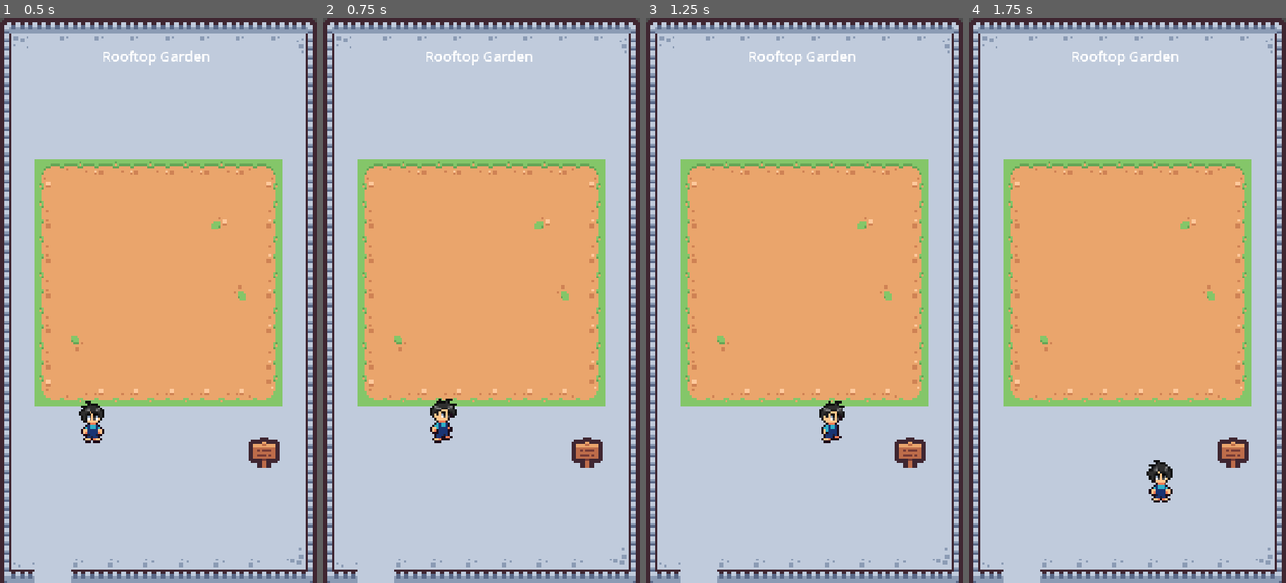
Above: before the commit, frames 1-4 (left to right).
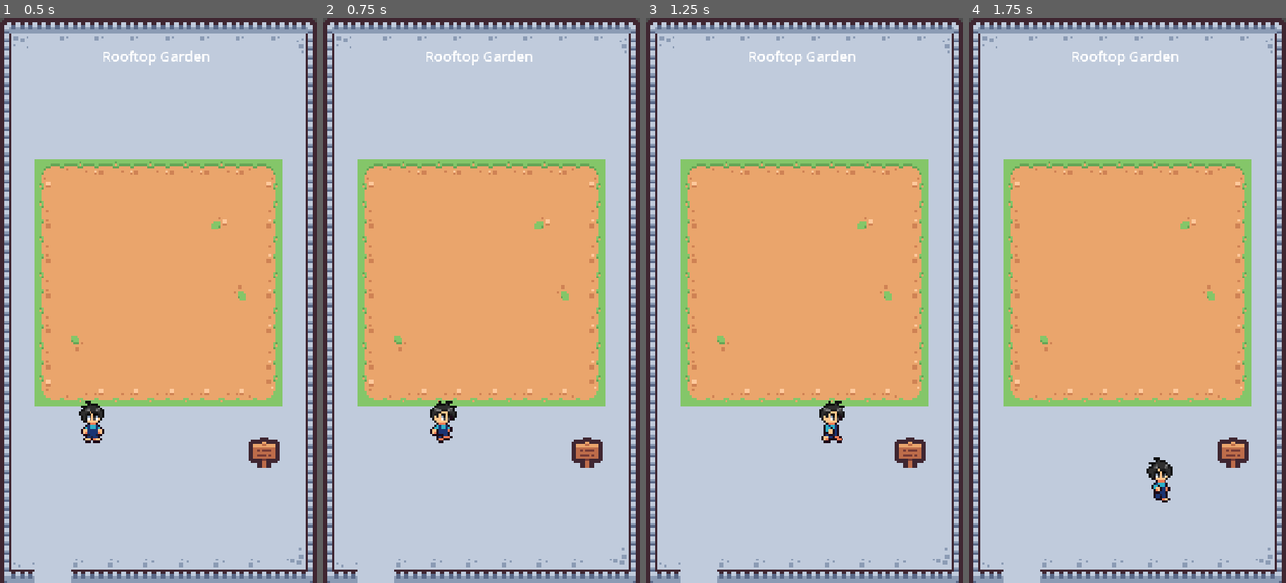
Above: after the commit, the same moments.

Repository: adnjoo/rooftop-garden
Game: Godot game, scene res://scenes/main.tscn
Two runs of this game, one before a commit and one after it. Both use one fixed random seed, a clock stepped at 60 frames per second and the inputs below.
Inputs:
- Up to frame 1 (0.5 s): no input
- Up to frame 2 (0.75 s): hold D (move_right) from 0.53 s (still down)
- Up to frame 3 (1.25 s): keep holding D (move_right)
- Up to frame 4 (1.75 s): release D (move_right) at 1.28 s; hold S (move_down) from 1.28 s (still down)

Frame 1 is identical in both runs. In frame 2, 0.3% of the frame differs, in the area x 33-43%, y 67-76%; in frame 3, less than 0.1%; in frame 4, 0.3%, in the area x 56-65%, y 77-86%.

Commit message:
feat: add walk animations for player movement

Diff:
--- a/scenes/player.tscn
+++ b/scenes/player.tscn
@@ -1,7 +1,8 @@
-[gd_scene load_steps=17 format=3 uid="uid://be8qbmt0fe144"]
+[gd_scene load_steps=36 format=3 uid="uid://be8qbmt0fe144"]
 
 [ext_resource type="Texture2D" uid="uid://b6n4obawcwdqe" path="res://assets/sprites/farm-rpg-emanuelledev/Character/Idle.png" id="1_3vyb7"]
 [ext_resource type="Script" uid="uid://c3ubxpp10k6x6" path="res://scripts/player.gd" id="1_g2els"]
+[ext_resource type="Texture2D" uid="uid://ccjylq3y0scfm" path="res://assets/sprites/farm-rpg-emanuelledev/Character/Walk.png" id="3_qhqgy"]
 
 [sub_resource type="AtlasTexture" id="AtlasTexture_g2els"]
 atlas = ExtResource("1_3vyb7")
@@ -50,6 +51,78 @@
 [sub_resource type="AtlasTexture" id="AtlasTexture_jej6c"]
 atlas = ExtResource("1_3vyb7")
 region = Rect2(96, 32, 32, 32)
+
+[sub_resource type="AtlasTexture" id="AtlasTexture_f1ej7"]
+atlas = ExtResource("3_qhqgy")
+region = Rect2(0, 0, 32, 32)
+
+[sub_resource type="AtlasTexture" id="AtlasTexture_oprun"]
+atlas = ExtResource("3_qhqgy")
+region = Rect2(32, 0, 32, 32)
+
+[sub_resource type="AtlasTexture" id="AtlasTexture_a8ls1"]
+atlas = ExtResource("3_qhqgy")
+region = Rect2(64, 0, 32, 32)
+
+[sub_resource type="AtlasTexture" id="AtlasTexture_qfm1y"]
+atlas = ExtResource("3_qhqgy")
+region = Rect2(96, 0, 32, 32)
+
+[sub_resource type="AtlasTexture" id="AtlasTexture_fulsm"]
+atlas = ExtResource("3_qhqgy")
+region = Rect2(128, 0, 32, 32)
+
+[sub_resource type="AtlasTexture" id="AtlasTexture_4r5pv"]
+atlas = ExtResource("3_qhqgy")
+region = Rect2(160, 0, 32, 32)
+
+[sub_resource type="AtlasTexture" id="AtlasTexture_60mlk"]
+atlas = ExtResource("3_qhqgy")
+region = Rect2(0, 64, 32, 32)
+
+[sub_resource type="AtlasTexture" id="AtlasTexture_i4ail"]
+atlas = ExtResource("3_qhqgy")
+region = Rect2(32, 64, 32, 32)
+
+[sub_resource type="AtlasTexture" id="AtlasTexture_a38lo"]
+atlas = ExtResource("3_qhqgy")
+region = Rect2(64, 64, 32, 32)
+
+[sub_resource type="AtlasTexture" id="AtlasTexture_4ni07"]
+atlas = ExtResource("3_qhqgy")
+region = Rect2(96, 64, 32, 32)
+
+[sub_resource type="AtlasTexture" id="AtlasTexture_l71n6"]
+atlas = ExtResource("3_qhqgy")
+region = Rect2(128, 64, 32, 32)
+
+[sub_resource type="AtlasTexture" id="AtlasTexture_ke2ow"]
+atlas = ExtResource("3_qhqgy")
+region = Rect2(160, 64, 32, 32)
+
+[sub_resource type="AtlasTexture" id="AtlasTexture_ujl30"]
+atlas = ExtResource("3_qhqgy")
+region = Rect2(0, 32, 32, 32)
+
+[sub_resource type="AtlasTexture" id="AtlasTexture_31cv2"]
+atlas = ExtResource("3_qhqgy")
+region = Rect2(32, 32, 32, 32)
+
+[sub_resource type="AtlasTexture" id="AtlasTexture_pf23h"]
+atlas = ExtResource("3_qhqgy")
+region = Rect2(64, 32, 32, 32)
+
+[sub_resource type="AtlasTexture" id="AtlasTexture_dt7fs"]
+atlas = ExtResource("3_qhqgy")
+region = Rect2(96, 32, 32, 32)
+
+[sub_resource type="AtlasTexture" id="AtlasTexture_wqfne"]
+atlas = ExtResource("3_qhqgy")
+region = Rect2(128, 32, 32, 32)
+
+[sub_resource type="AtlasTexture" id="AtlasTexture_wnwbv"]
+atlas = ExtResource("3_qhqgy")
+region = Rect2(160, 32, 32, 32)
 
 [sub_resource type="SpriteFrames" id="SpriteFrames_tuyoq"]
 animations = [{
@@ -102,6 +175,75 @@
 }],
 "loop": true,
 "name": &"idle_up",
+"speed": 5.0
+}, {
+"frames": [{
+"duration": 1.0,
+"texture": SubResource("AtlasTexture_f1ej7")
+}, {
+"duration": 1.0,
+"texture": SubResource("AtlasTexture_oprun")
+}, {
+"duration": 1.0,
+"texture": SubResource("AtlasTexture_a8ls1")
+}, {
+"duration": 1.0,
+"texture": SubResource("AtlasTexture_qfm1y")
+}, {
+"duration": 1.0,
+"texture": SubResource("AtlasTexture_fulsm")
+}, {
+"duration": 1.0,
+"texture": SubResource("AtlasTexture_4r5pv")
+}],
+"loop": true,
+"name": &"walk_down",
+"speed": 5.0
+}, {
+"frames": [{
+"duration": 1.0,
+"texture": SubResource("AtlasTexture_60mlk")
+}, {
+"duration": 1.0,
+"texture": SubResource("AtlasTexture_i4ail")
+}, {
+"duration": 1.0,
+"texture": SubResource("AtlasTexture_a38lo")
+}, {
+"duration": 1.0,
+"texture": SubResource("AtlasTexture_4ni07")
+}, {
+"duration": 1.0,
+"texture": SubResource("AtlasTexture_l71n6")
+}, {
+"duration": 1.0,
+"texture": SubResource("AtlasTexture_ke2ow")
+}],
+"loop": true,
+"name": &"walk_side",
+"speed": 5.0
+}, {
+"frames": [{
+"duration": 1.0,
+"texture": SubResource("AtlasTexture_ujl30")
+}, {
+"duration": 1.0,
+"texture": SubResource("AtlasTexture_31cv2")
+}, {
+"duration": 1.0,
+"texture": SubResource("AtlasTexture_pf23h")
+}, {
+"duration": 1.0,
+"texture": SubResource("AtlasTexture_dt7fs")
+}, {
+"duration": 1.0,
+"texture": SubResource("AtlasTexture_wqfne")
+}, {
+"duration": 1.0,
+"texture": SubResource("AtlasTexture_wnwbv")
+}],
+"loop": true,
+"name": &"walk_up",
 "speed": 5.0
 }]
 
@@ -114,7 +256,7 @@
 [node name="AnimatedSprite2D" type="AnimatedSprite2D" parent="."]
 scale = Vector2(5, 5)
 sprite_frames = SubResource("SpriteFrames_tuyoq")
-animation = &"idle_side"
+animation = &"walk_down"
 
 [node name="CollisionShape2D" type="CollisionShape2D" parent="."]
 position = Vector2(0.5, 10.5)
--- a/scripts/player.gd
+++ b/scripts/player.gd
@@ -27,9 +27,9 @@
 	else:
 		# Walking
 		if last_direction.y < 0:
-			$AnimatedSprite2D.play("idle_up")
+			$AnimatedSprite2D.play("walk_up")
 		elif last_direction.y > 0:
-			$AnimatedSprite2D.play("idle_down")
+			$AnimatedSprite2D.play("walk_down")
 		else:
-			$AnimatedSprite2D.play("idle_side")
+			$AnimatedSprite2D.play("walk_side")
 			$AnimatedSprite2D.flip_h = (last_direction.x < 0)
